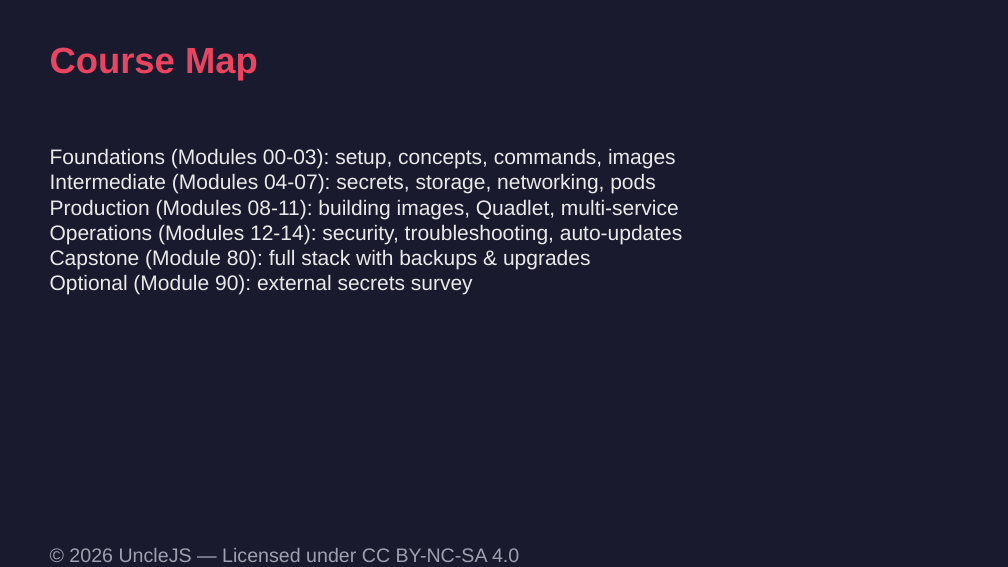
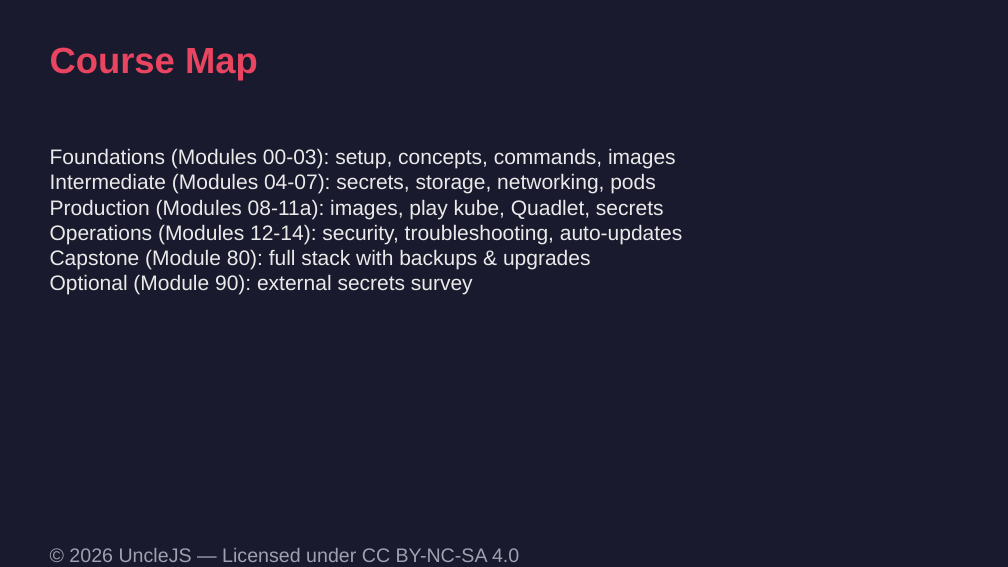
Before and after one commit to UncleJS/course_podman, a slide deck: slide 2 of slides/intro.odp. Drawn at 1008x567 pixels with LibreOffice and Linux fonts; fonts in the diff are those of the drawing. Boxes give left, top, right and bottom in pixels: in the first picture for what was removed or moved away, otherwise in the second. Text is boxed around its words. In the diff, an @@ line names an element or a change of style, - is before the commit and + after.

Commit message:
Correct Podman 5 labs and Quadlet units so the course matches the platform.
UID mapping, pasta, secret handling, capstone backup, and auto-update rollback were wrong or incomplete on rootless Podman 5. Exams, cheatsheets, and regenerated slides and PDF now follow the same facts.

```diff
--- a/slides/intro.odp
+++ b/slides/intro.odp
@@ text at bbox=[50, 199, 664, 219]: text changed @@
-Production (Modules 08-11): building images, Quadlet, multi-service
+Production (Modules 08-11a): images, play kube, Quadlet, secrets
```
Also in this commit, not shown: 58 other files.
